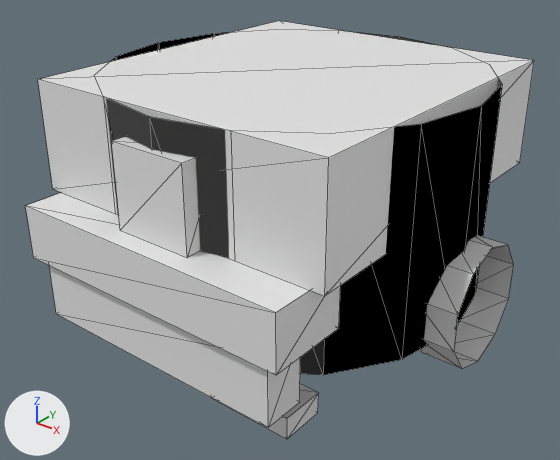
A saved change to the OBJ model client/Assets/Art/Characters/Operators/REX/Meshes/REX_Helmet_Combat.obj.
Before and after are seen from a 50 mm lens placed at (0.329, -0.43, 0.297), pointed at (-0.013, -0.003, 0.032). The lights are fixed; the arrows at lower left show +X, +Y and +Z. The picture after the commit comes second. Mesh edges are drawn as thin lines. Where no turn or scale is listed for an object, it has been applied to the vertices.

Objects in the first picture: 'REX_Helmet_Combat'.
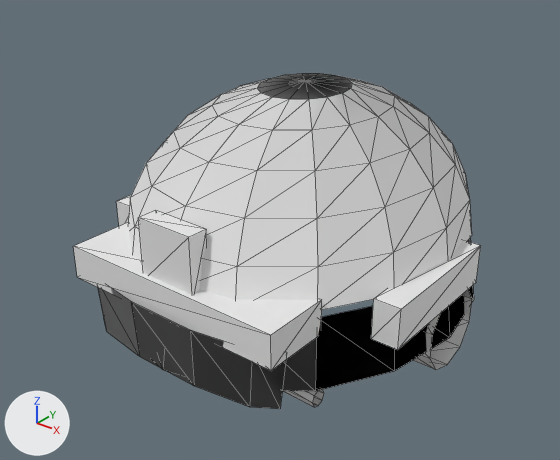
What differs and where, as boxes [x1, y1, x2, y2] in the pictures (560 x 460 px; the box of a moved part takes in the faces that stretch with it):
'REX_Helmet_Combat', reshaped (20% narrower, 20% shorter): before [26, 21, 534, 439]; after [73, 73, 481, 409]
part 1 of me_rex_helmet_combat, added: after [73, 223, 322, 371]
part 2 of me_rex_helmet_combat, added: after [371, 240, 481, 350]
part 3 of me_rex_helmet_combat, added: after [116, 195, 131, 226]
part 4 of me_rex_helmet_combat, moved or reshaped: before [421, 236, 514, 369]; after [413, 290, 472, 370]
part 5 of me_rex_helmet_combat, added: after [139, 210, 207, 294]
part 6 of me_rex_helmet_combat, rebuilt (13% narrower, 31% shorter): before [106, 31, 502, 375]; after [128, 73, 472, 310]
part 7 of me_rex_helmet_combat, rebuilt (25% narrower, 25% shorter): before [49, 265, 300, 428]; after [98, 287, 286, 409]
part 8 of me_rex_helmet_combat, added: after [154, 238, 474, 391]
part 9 of me_rex_helmet_combat, added: after [282, 389, 324, 407]
part 10 of me_rex_helmet_combat, deleted: before [38, 21, 534, 296]
part 11 of me_rex_helmet_combat, deleted: before [111, 137, 200, 258]
part 12 of me_rex_helmet_combat, deleted: before [26, 192, 341, 375]
part 13 of me_rex_helmet_combat, deleted: before [212, 384, 318, 439]

Edits to the bpy script that builds the scene:
```text
Change me_rex_helmet_combat:
    used by ob_rex_helmet_combat; location = (0.0, 0.0, 0.0)
    remove me_rex_helmet_combat.from_pydata(...)  # 112 vertices, 132 faces; spans x -0.155..0.155, y -0.16..0.14, z -0.11..0.16
    add me_rex_helmet_combat.from_pydata(...)  # 237 vertices, 332 faces; spans x -0.132..0.132, y -0.145..0.165, z -0.103..0.15
    me_rex_helmet_combat part 1: a new loose piece, a box spanning x -0.09..0.09, y -0.14..-0.09, z 0.023..0.048
    me_rex_helmet_combat part 2: a new loose piece, a box spanning x 0.112..0.132, y -0.065..0.045, z 0.015..0.045
    me_rex_helmet_combat part 3: a new loose piece, a box spanning x -0.132..-0.112, y -0.065..0.045, z 0.015..0.045
    me_rex_helmet_combat part 4: the loose piece of 20 vertices spanning x 0.125..0.155, y -0.033..0.053, z -0.025..0.065 is scaled about its middle by (0.833, 0.71, 0.711), then moved by (-0.022, 0.005, -0.03)
    me_rex_helmet_combat part 5: a new loose piece, a box spanning x -0.023..0.023, y -0.135..-0.12, z 0.043..0.088
    me_rex_helmet_combat part 6: the loose piece of 32 vertices spanning x -0.14..0.14, y -0.14..0.14, z 0.0..0.16 is rebuilt with 97 vertices and now spans x -0.125..0.125, y -0.135..0.155, z 0.04..0.15
    me_rex_helmet_combat part 7: the loose piece of 8 vertices spanning x -0.1..0.1, y -0.155..-0.125, z -0.005..0.045 is rebuilt with 20 vertices and now spans x -0.09..0.09, y -0.144..-0.106, z -0.017..0.028
    me_rex_helmet_combat part 8: a new loose piece of 32 vertices spanning x -0.132..0.132, y -0.145..0.165, z -0.015..0.035
    me_rex_helmet_combat part 9: a new loose piece of 16 vertices spanning x -0.04..0.04, y -0.028..-0.012, z -0.103..-0.087
    me_rex_helmet_combat part 10: the loose piece of 8 vertices spanning x -0.12..0.12, y -0.13..0.13, z 0.08..0.16 is deleted
    me_rex_helmet_combat part 11: the loose piece of 8 vertices spanning x -0.03..0.03, y -0.145..-0.115, z 0.08..0.14 is deleted
    me_rex_helmet_combat part 12
    8 vertices are removed from x -0.11..0.11, y -0.16..-0.1, z 0.04..0.08
    12 faces are deleted
    me_rex_helmet_combat part 13
    8 vertices are removed from x -0.04..0.04, y -0.06..-0.02, z -0.11..-0.09
    12 faces are deleted
    other edits to the shape of me_rex_helmet_combat do not show in these pictures
```
